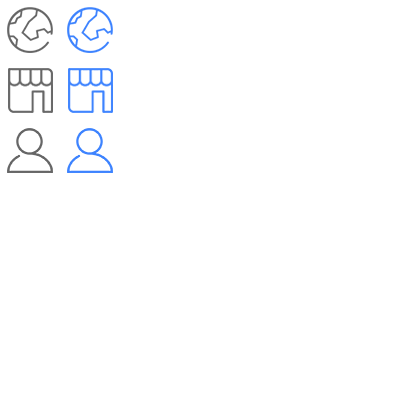
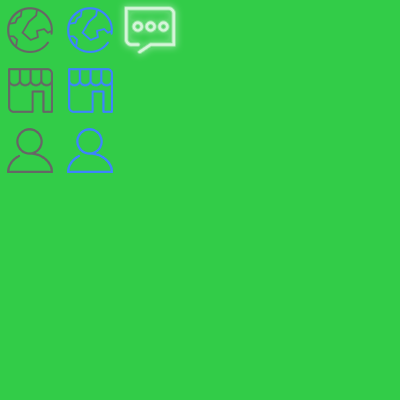
Before/after of a 400 × 400 layered artwork. What changed in the layer stack:
added layer "消息" (80%) above "图层 4 拷贝" over [125, 7, 175, 53]
painted on "图层 1" over [0, 0, 400, 400]
